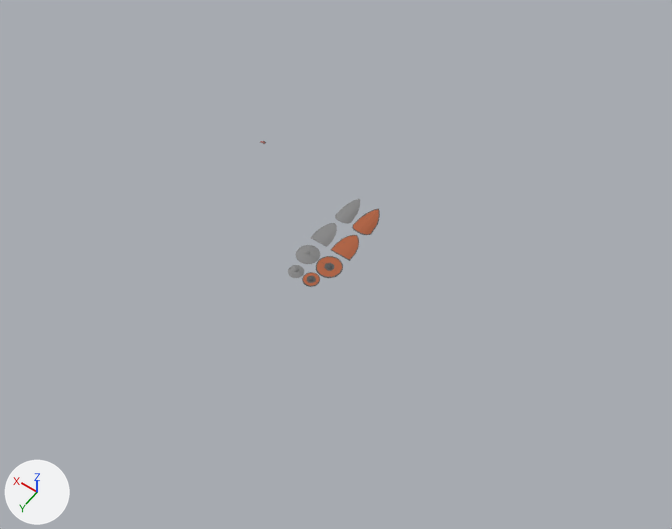
Renders of the Blender file shields/shields.blend from each side of a commit.
One viewpoint serves both versions: a 50 mm lens placed at (-31.8, 46.1, 64.4), pointed at (-1.4, 3.6, -2.4). Arrows for +X, +Y and +Z are at lower left; the lights stay in place.

Names of what the first picture shows: 'MetalBuckler', 'MetalHeaterShield', 'MetalKiteShield', 'MetalRoundShield', 'WoodBuckler', 'WoodHeaterShield', 'WoodKiteShield', 'WoodRoundShield'.
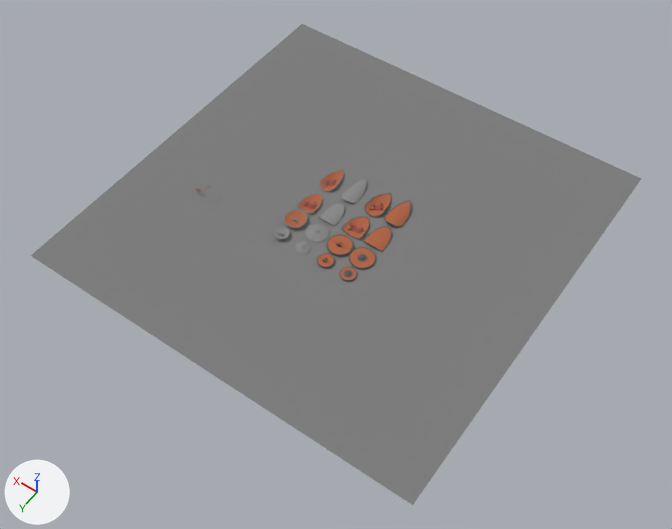
Commit message: Metal shield handle variants

Diff of the bpy script that builds the scene:
```diff
--- a/shields/shields.blend.py
+++ b/shields/shields.blend.py
@@ ob_metalkiteshield @@
 ob_metalkiteshield = bpy.data.objects.new('MetalKiteShield', me_mekite_002)
-ob_metalkiteshield.location = (0.0, 0.0, 0.38)
-ob_metalkiteshield.rotation_euler = (0.0, 6.283, 0.0)  # degrees (0, 360, 0)
+ob_metalkiteshield.location = (0.97, -2.4, 0.33)
 _m = ob_metalkiteshield.modifiers.new('EdgeSplit', 'EDGE_SPLIT')
@@ ob_metalheatershield @@
 ob_metalheatershield = bpy.data.objects.new('MetalHeaterShield', me_plane_003)
-ob_metalheatershield.location = (0.19, 3.33, 0.3)
+ob_metalheatershield.location = (1.04, 0.93, 0.28)
 ob_metalheatershield.rotation_euler = (0.0, 6.283, 0.0)  # degrees (0, 360, 0)
@@ ob_woodheatershield @@
 ob_woodheatershield = bpy.data.objects.new('WoodHeaterShield', me_plane_002)
-ob_woodheatershield.location = (-2.22, 3.41, 0.31)
+ob_woodheatershield.location = (-4.0, 0.91, 0.31)
 ob_woodheatershield.rotation_euler = (0.0, 6.283, 0.0)  # degrees (0, 360, 0)
@@ ob_metalbuckler @@
 ob_metalbuckler = bpy.data.objects.new('MetalBuckler', me_mebuckler_000)
-ob_metalbuckler.location = (-0.16, 7.81, 0.19)
+ob_metalbuckler.location = (0.95, 5.31, 0.19)
 _m = ob_metalbuckler.modifiers.new('EdgeSplit', 'EDGE_SPLIT')
@@ ob_metalroundshield @@
 ob_metalroundshield = bpy.data.objects.new('MetalRoundShield', me_mebuckler_001)
-ob_metalroundshield.location = (0.13, 5.69, 0.28)
+ob_metalroundshield.location = (0.95, 3.19, 0.28)
 ob_metalroundshield.rotation_euler = (0.0, 6.283, 0.0)  # degrees (0, 360, 0)
@@ ob_woodbuckler @@
 ob_woodbuckler = bpy.data.objects.new('WoodBuckler', me_meroundshield_001)
-ob_woodbuckler.location = (-1.78, 7.8, 0.1)
+ob_woodbuckler.location = (-4.05, 5.43, 0.1)
 _m = ob_woodbuckler.modifiers.new('EdgeSplit', 'EDGE_SPLIT')
@@ ob_woodkiteshield @@
 ob_woodkiteshield = bpy.data.objects.new('WoodKiteShield', me_mekite_001)
-ob_woodkiteshield.location = (-2.12, 0.08, 0.38)
+ob_woodkiteshield.location = (-3.9, -2.42, 0.38)
 ob_woodkiteshield.rotation_euler = (0.0, 6.283, 0.0)  # degrees (0, 360, 0)
@@ ob_woodroundshield @@
 ob_woodroundshield = bpy.data.objects.new('WoodRoundShield', me_meroundshield)
-ob_woodroundshield.location = (-2.26, 5.78, 0.11)
+ob_woodroundshield.location = (-4.04, 3.28, 0.11)
 _m = ob_woodroundshield.modifiers.new('EdgeSplit', 'EDGE_SPLIT')
@@ ob_shadowplane @@
 ob_shadowplane.location = (0.0, 0.0, 0.0)
-ob_shadowplane.scale = (10.0, 10.0, 10.0)
-ob_shadowplane.hide_viewport = True
+ob_shadowplane.scale = (20.0, 20.0, 20.0)
@@ ob_metalkiteshield_001 @@
+ob_metalkiteshield_001 = bpy.data.objects.new('MetalKiteShield.001', me_mekite_003)  # 1216 vertices, 1100 faces; spans x -0.86..0.85, y -2.2..1.13, z -0.56..0.03; in mat_wood (its picture is missing), mat_steel (its picture is missing), mat_leather (its picture is missing), mat_leatherwear (its picture is missing); modifiers EDGE_SPLIT
+ob_metalkiteshield_001.location = (3.48, -2.4, 0.05)
+ob_metalkiteshield_001.rotation_euler = (0.0, -3.142, 0.0)  # degrees (0, -180, 0)
@@ ob_metalheatershield_001 @@
+ob_metalheatershield_001 = bpy.data.objects.new('MetalHeaterShield.001', me_plane_010)  # 1330 vertices, 1208 faces; spans x -0.92..0.91, y -1.85..0.84, z -0.58..0.0; in mat_steel (its picture is missing), mat_wood (its picture is missing), mat_leather (its picture is missing), mat_leatherwear (its picture is missing); modifiers EDGE_SPLIT
+ob_metalheatershield_001.location = (3.43, 1.02, 0.01)
+ob_metalheatershield_001.rotation_euler = (0.0, 3.142, 0.0)  # degrees (0, 180, 0)
@@ ob_metalbuckler_001 @@
+ob_metalbuckler_001 = bpy.data.objects.new('MetalBuckler.001', me_mebuckler_000.copy())  # the mesh of ob_metalbuckler; modifiers EDGE_SPLIT
+ob_metalbuckler_001.location = (3.35, 5.31, 0.23)
+ob_metalbuckler_001.rotation_euler = (0.0, -3.142, 0.0)  # degrees (0, -180, 0)
@@ ob_metalroundshield_001 @@
+ob_metalroundshield_001 = bpy.data.objects.new('MetalRoundShield.001', me_mebuckler_001.copy())  # the mesh of ob_metalroundshield; modifiers EDGE_SPLIT
+ob_metalroundshield_001.location = (3.36, 3.19, 0.15)
+ob_metalroundshield_001.rotation_euler = (0.0, 3.142, 0.0)  # degrees (0, 180, 0)
@@ ob_woodheatershield_001 @@
+ob_woodheatershield_001 = bpy.data.objects.new('WoodHeaterShield.001', me_plane_002.copy())  # the mesh of ob_woodheatershield; modifiers EDGE_SPLIT
+ob_woodheatershield_001.location = (-1.66, 0.91, 0.01)
+ob_woodheatershield_001.rotation_euler = (0.0, 3.142, 0.0)  # degrees (0, 180, 0)
@@ ob_woodbuckler_001 @@
+ob_woodbuckler_001 = bpy.data.objects.new('WoodBuckler.001', me_meroundshield_001.copy())  # the mesh of ob_woodbuckler; modifiers EDGE_SPLIT
+ob_woodbuckler_001.location = (-1.62, 5.43, 0.24)
+ob_woodbuckler_001.rotation_euler = (0.0, -3.142, 0.0)  # degrees (0, -180, 0)
@@ ob_woodkiteshield_001 @@
+ob_woodkiteshield_001 = bpy.data.objects.new('WoodKiteShield.001', me_mekite_001.copy())  # the mesh of ob_woodkiteshield; modifiers EDGE_SPLIT
+ob_woodkiteshield_001.location = (-1.77, -2.42, 0.04)
+ob_woodkiteshield_001.rotation_euler = (0.0, 3.142, 0.0)  # degrees (0, 180, 0)
@@ ob_woodroundshield_001 @@
+ob_woodroundshield_001 = bpy.data.objects.new('WoodRoundShield.001', me_meroundshield.copy())  # the mesh of ob_woodroundshield; modifiers EDGE_SPLIT
+ob_woodroundshield_001.location = (-1.63, 3.28, 0.26)
+ob_woodroundshield_001.rotation_euler = (0.0, -3.142, 0.0)  # degrees (0, -180, 0)
```

Pixel boxes (x1, y1, x2, y2) of what changed, in the pictures (672 x 529 px):
'ShadowPlane', shown
    after: (31, 24, 641, 505)
'WoodRoundShield', moved
    before: (316, 256, 343, 278)
    after: (349, 247, 376, 269)
'WoodKiteShield', moved
    before: (352, 209, 380, 235)
    after: (384, 200, 411, 227)
'WoodHeaterShield', moved
    before: (331, 235, 359, 261)
    after: (363, 226, 391, 252)
'MetalRoundShield', moved
    before: (296, 245, 320, 264)
    after: (305, 223, 329, 242)
'MetalHeaterShield', moved
    before: (310, 223, 337, 247)
    after: (319, 203, 344, 226)
'MetalKiteShield', moved, turned
    before: (335, 199, 360, 224)
    after: (341, 179, 366, 203)
'WoodRoundShield.001', added (brown)
    after: (327, 234, 353, 256)
'WoodKiteShield.001', added (brown)
    after: (365, 193, 391, 217)
'WoodHeaterShield.001', added (brown)
    after: (341, 216, 370, 239)
'WoodBuckler', moved
    before: (302, 272, 320, 287)
    after: (340, 267, 357, 281)
'MetalHeaterShield.001', added
    after: (297, 194, 323, 214)
'MetalKiteShield.001', added
    after: (320, 170, 344, 192)
'MetalRoundShield.001', added
    after: (284, 209, 308, 228)
'MetalBuckler', moved
    before: (288, 265, 304, 278)
    after: (295, 241, 311, 254)
'WoodBuckler.001', added
    after: (317, 254, 334, 268)
'MetalBuckler.001', added
    after: (273, 227, 289, 239)
